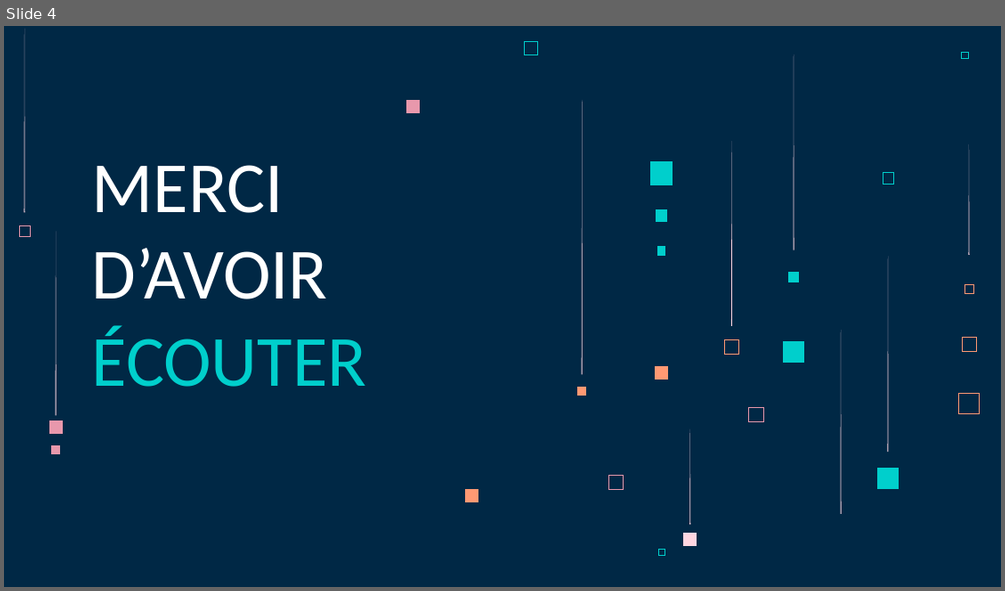
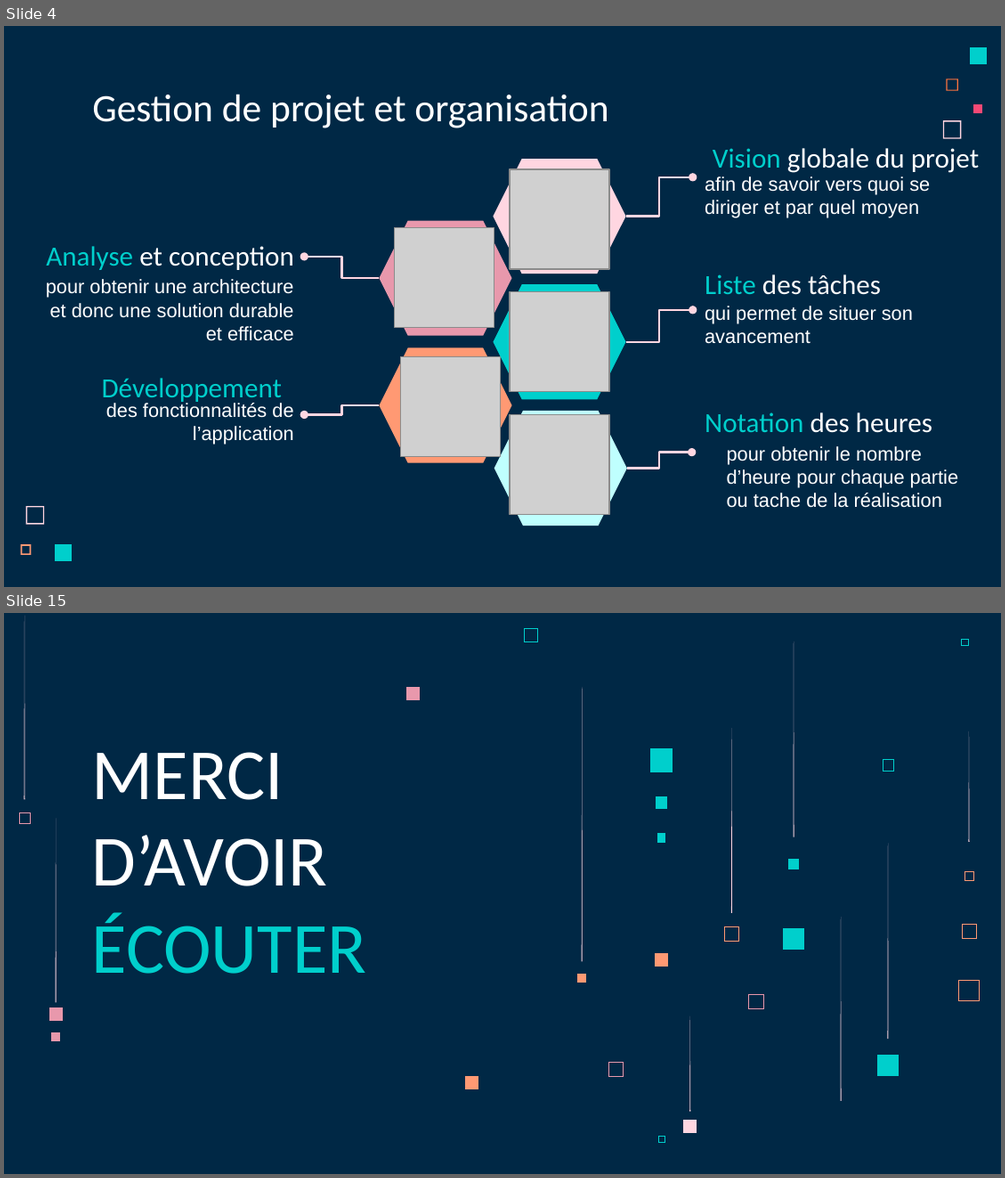
Before and after one commit to LoicSERRE/Projet-annuel-BUT3, a slide deck: Revue de projet/Diapo revue de projet.pptx. Shown one above the other, each under a label of ours: slide 4 before the commit, slides 4 and 15 after it; the slides between them are not shown. The pictures are 1005x591 and 1005x1178 pixels, drawn with LibreOffice and Linux fonts; fonts in the diff are those of the drawing; grey boxes stand for pictures. Boxes give left, top, right and bottom in pixels: in the first picture for what was removed or moved away, otherwise in the second. Text is boxed around its words. In the diff, an @@ line names an element or a change of style, - is before the commit and + after.

```diff
--- a/Revue de projet/Diapo revue de projet.pptx
+++ b/Revue de projet/Diapo revue de projet.pptx
@@ slide 4 added at (4, 26, 1001, 587), background #002845 @@
@@ freeform shape added at (969, 47, 986, 64), fill #00CFCC @@
@@ freeform shape added at (946, 79, 958, 91), fill #FC723F @@
@@ title added at (92, 94, 608, 128), 28 pt, text #FFFFFF @@
+Gestion de projet et organisation
@@ freeform shape added at (973, 103, 982, 112), fill #F64975 @@
@@ freeform shape added at (943, 120, 961, 139), fill #FFD6E1 @@
@@ hexagon added at (494, 159, 626, 273), fill #FFD6E1 @@
@@ text added at (712, 148, 979, 173), 20 pt, text #FFFFFF @@
+Vision globale du projet
@@ picture added at (510, 169, 609, 269) @@
@@ elbow arrow added from (626, 216) to (693, 177), #FFD6E1 1.5 pt @@
@@ text added at (704, 176, 930, 218), 14 pt, text #FFFFFF @@
+afin de savoir vers quoi se diriger et par quel moyen
@@ hexagon added at (379, 220, 511, 335), fill #E898AC @@
@@ picture added at (395, 227, 494, 327) @@
@@ text added at (46, 246, 294, 270), 20 pt, text #FFFFFF @@
+Analyse et conception
@@ elbow arrow added from (379, 278) to (304, 257), #FFD6E1 1.5 pt @@
@@ text added at (46, 279, 294, 341), 14 pt, text #FFFFFF @@
+pour obtenir une architecture et donc une solution durable et efficace
@@ hexagon added at (494, 284, 626, 399), fill #00CFCC @@
@@ picture added at (510, 292, 609, 392) @@
@@ text added at (704, 274, 881, 295), 20 pt, text #F8F8F8 @@
+Liste des tâches
@@ elbow arrow added from (626, 342) to (693, 310), #FFD6E1 1.5 pt @@
@@ text added at (704, 305, 913, 344), 14 pt, text #FFFFFF @@
+qui permet de situer son avancement
@@ hexagon added at (379, 348, 511, 463), fill #FF9973 @@
@@ picture added at (401, 357, 501, 457) @@
@@ text added at (102, 378, 282, 404), 20 pt, text #00CFCC @@
+Développement
@@ text added at (106, 402, 294, 444), 14 pt, text #FFFFFF @@
+des fonctionnalités de l’application
@@ elbow arrow added from (379, 405) to (304, 415), #FFD6E1 1.5 pt @@
@@ hexagon added at (494, 410, 627, 525), fill #BFFFFE @@
@@ picture added at (510, 415, 609, 515) @@
@@ text added at (704, 412, 932, 433), 20 pt, text #FFFFFF @@
+Notation des heures
@@ elbow arrow added from (627, 467) to (692, 451), #FFD6E1 1.5 pt @@
@@ text added at (727, 446, 958, 507), 14 pt, text #FFFFFF @@
+pour obtenir le nombre d’heure pour chaque partie ou tache de la réalisation
@@ freeform shape added at (26, 506, 44, 524), fill #FFD6E1 @@
@@ freeform shape added at (21, 544, 31, 555), fill #FF9973 @@
@@ freeform shape added at (55, 544, 72, 561), fill #00CFCC @@
@@ what was slide 4 is now slide 15 @@
```
Also in this commit, not shown: 2 slides changed, 11 other slides added, 1 slide removed.
